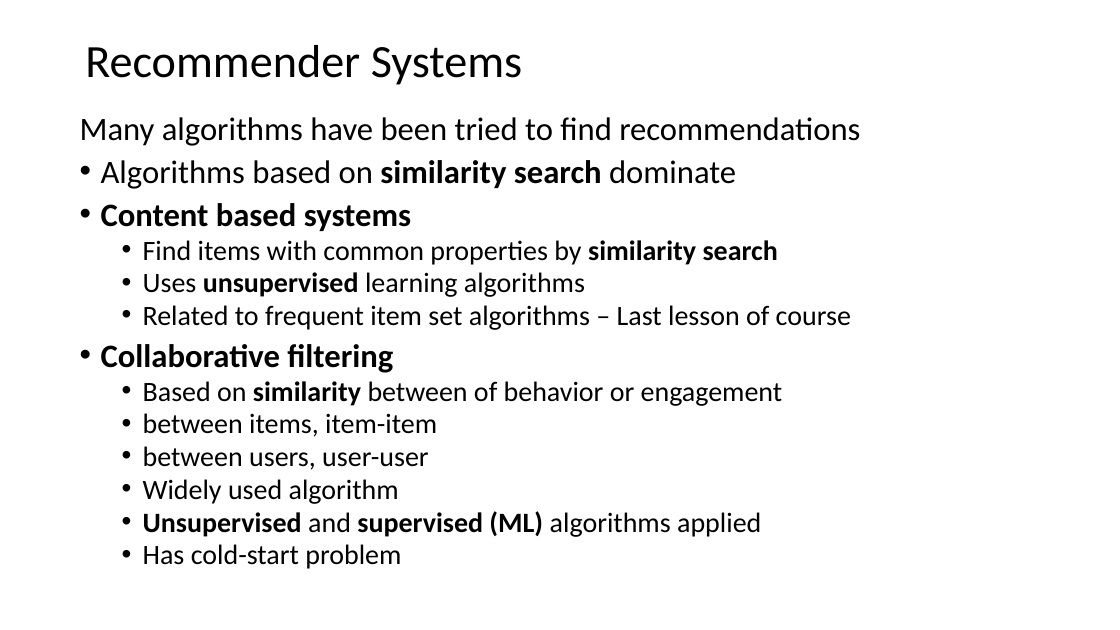
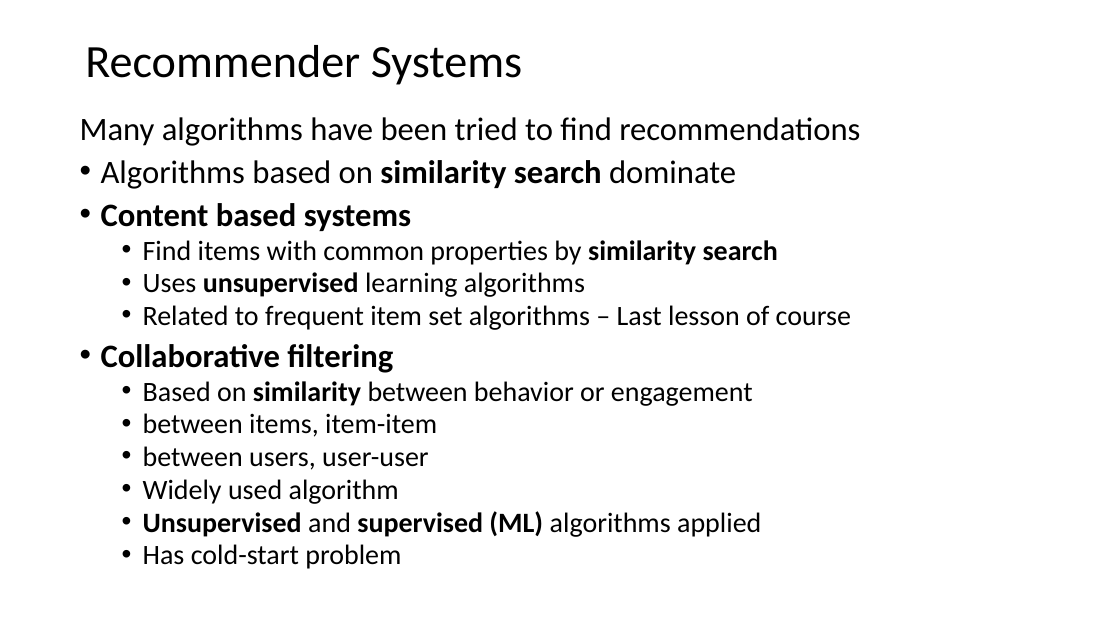
Before and after one commit to StephenElston/CSCI-E-108, a slide deck: slide 11 of slides/11_RecommenderSystems_Part1.pptx. Drawn at 1120x630 pixels with LibreOffice and Linux fonts; fonts in the diff are those of the drawing. Boxes give left, top, right and bottom in pixels: in the first picture for what was removed or moved away, otherwise in the second. Text is boxed around its words. In the diff, an @@ line names an element or a change of style, - is before the commit and + after.

```diff
--- a/slides/11_RecommenderSystems_Part1.pptx
+++ b/slides/11_RecommenderSystems_Part1.pptx
@@ text at box(143, 381, 753, 406): text changed @@
-  • Based on similarity between of behavior or engagement
+  • Based on similarity between behavior or engagement
```
Also in this commit, not shown: 4 other slides changed, 1 slide removed.
